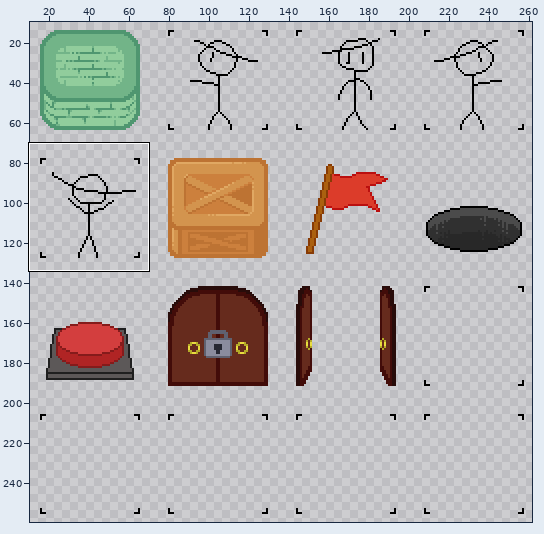
A sprite sheet gets an edit: Assets/Sprites/GameMiniAssets_1.png. The picture above shows the old version from afar; the outline marks the close-up.
Close-up. Before:
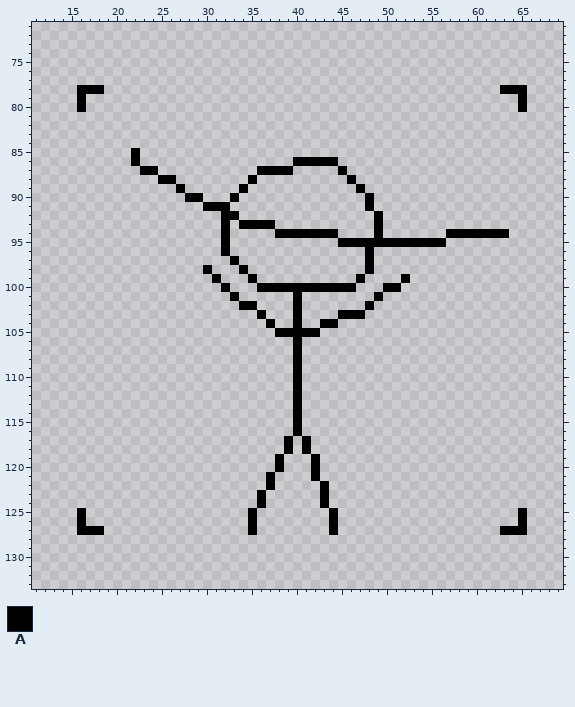
The file is 300x300 pixels. Colours within 5 levels of each other are drawn and written as one. Shown: x 11..69, y 71..133. The wide view leaves out empty margins. The commit also changed other parts of the picture, which this record leaves out.
Palette (. is transparent): A #000000
Pixels before (only the part around the change), first column x 11:
 74 ...........................................................
 75 ...........................................................
 76 ...........................................................
 77 ...........................................................
 78 .....AAA............................................AAA....
 79 .....A................................................A....
 80 .....A................................................A....
 81 ...........................................................
 82 ...........................................................
 83 ...........................................................
 84 ...........................................................
 85 ...........A...............................................
 86 ...........A.................AAAAA.........................
 87 ............AA...........AAAA.....A........................
 88 ..............AA........A..........A.......................
 89 ................A......A............A......................
 90 .................AA...A..............A.....................
 91 ...................AAA...............A.....................
 92 .....................AA...............A....................
 93 .....................A.AAAA...........A....................
 94 .....................A.....AAAAAAA....A.......AAAAAAA......
 95 .....................A............AAAAAAAAAAAA.............
 96 .....................A...............A.....................
 97 ......................A..............A.....................
 98 ...................A...A.............A.....................
 99 ....................A...A...........A....A.................
100 .....................A...AAAAAAAAAAA...AA..................
101 ......................A......A........A....................
102 .......................AA....A.......A.....................
103 .........................A...A....AAA......................
104 ..........................A..A..AA.........................
105 ...........................AAAAA...........................
106 .............................A.............................
107 .............................A.............................
108 .............................A.............................
109 .............................A.............................
110 .............................A.............................
111 .............................A.............................
112 .............................A.............................
113 .............................A.............................
114 .............................A.............................
115 .............................A.............................
116 .............................A.............................
117 ............................A.A............................
118 ............................A.A............................
119 ...........................A...A...........................
120 ...........................A...A...........................
121 ..........................A....A...........................
122 ..........................A.....A..........................
123 .........................A......A..........................
124 .........................A......A..........................
125 .....A..................A........A....................A....
126 .....A..................A........A....................A....
127 .....AAA................A........A..................AAA....
128 ...........................................................
129 ...........................................................
130 ...........................................................
131 ...........................................................
132 ...........................................................
133 ...........................................................
The same view after the edit:
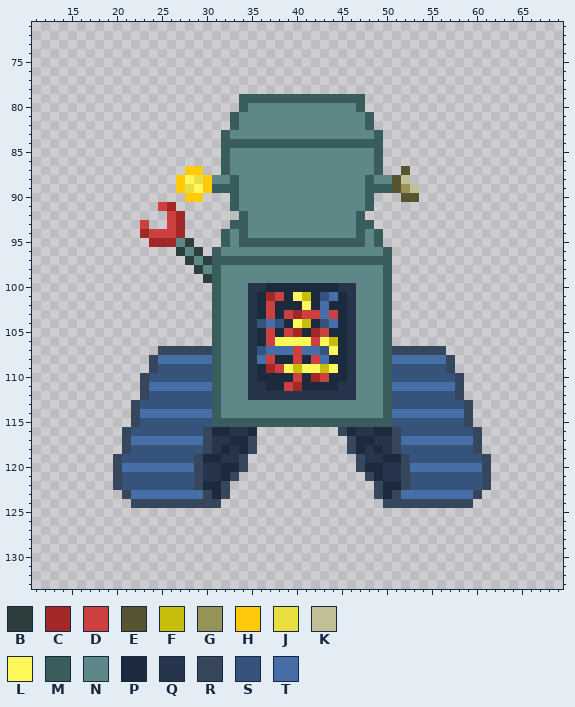
Colours new in this view: B #2d3e3e  C #a22727  D #cd4040  E #575531  F #c7be0c  G #959355  H #ffca0a  J #e9dd40  K #c1bf96  L #fff85b  M #395d5d  N #5e8787  P #1c2a3e  Q #26354b  R #35465d  S #36537c  T #466fa8
Changes in this commit:
Changed rows in their new state; - is an unchanged pixel.
first column x 16:
 78 ...--------------------------------------------...
 79 .-----------------MMMMMMMMMMMMMM-----------------.
 80 .-----------------MNNNNNNNNNNNNM-----------------.
 81 -----------------MNNNNNNNNNNNNNNM-----------------
 82 -----------------MNNNNNNNNNNNNNNM-----------------
 83 ----------------MNNNNNNNNNNNNNNNNM----------------
 84 ----------------MMMMMMMMMMMMMMMMMM----------------
 85 ------.---------MNNNNNNNNNNNNNNNNM----------------
 86 ------.---------MNNNNNNNNNNNNNNNNM----------------
 87 -------..---HH--MNNNNNNNNNNNNNNNNM--E-------------
 88 ---------..HLJHNNMNNNNNNNNNNNNNNMNNEK-------------
 89 -----------HJLHMMMNNNNNNNNNNNNNNMMMEGK------------
 90 ------------HH---MNNNNNNNNNNNNNNM---EE------------
 91 ---------DC---...MNNNNNNNNNNNNNNM-----------------
 92 ----------DC----..MNNNNNNNNNNNNM-.----------------
 93 -------D--DC----.MMNNNNNNNNNNNNMM.----------------
 94 -------CDDDC----MNMNNNNNNNNNNNNMNM-------.......--
 95 --------CCCNB---MNMMMMMMMMMMMMMMNM.......---------
 96 -----------BNB-MNNNNNNNNNNNNNNNNNNM---------------
 97 ------------BNBMMMMMMMMMMMMMMMMMMMM---------------
 98 -------------BNMNNNNNNNNNNNNNNNNNNM---------------
 99 --------------BMNNNNNNNNNNNNNNNNNNM-.-------------
100 ---------------MNNNQQPPPPPPPPQQNNNM.--------------
101 ---------------MNNNQPCDPLFPSTPQNNNM---------------
102 ---------------MNNNQPDPPPLPTPPQNNNM---------------
103 ---------------MNNNQPDPDCDDTDPQNNNM---------------
104 ---------------MNNNQSTSPLFPSTPQNNNM---------------
105 ---------------MNNNQPDPDCPCDPPQNNNM---------------
106 ---------------MNNNQPDLLLLDLFPQNNNM---------------
107 ---------RRRRRRMNNNQSTTTDTTSLPQNNNMRRRRRR---------
108 --------RTTTTTTMNNNQTDPPDPDTPPQNNNMTTTTTTR--------
109 --------RSSSSSSMNNNQPCDLFLLFLPQNNNMSSSSSSR--------
110 -------RSSSSSSSMNNNQPPPPDPCDPPQNNNMSSSSSSSR-------
111 -------RTTTTTTTMNNNQQPPDCPPPPQQNNNMTTTTTTTR-------
112 -------RSSSSSSSMNNNQQQQQQQQQQQQNNNMSSSSSSSR-------
113 ------RSSSSSSSSMNNNNNNNNNNNNNNNNNNMSSSSSSSSR------
114 ------RTTTTTTTTMNNNNNNNNNNNNNNNNNNMTTTTTTTTR------
115 ------RSSSSSSSSMMMMMMMMMMMMMMMMMMMMSSSSSSSSR------
116 -----RSSSSSSSSRPPQQP----.----RPQQPPRSSSSSSSSR-----
117 -----RTTTTTTTTRQQPPR---.-.----RPPQQRTTTTTTTTR-----
118 -----RSSSSSSSSRQPQPR---.-.----RPQPQRSSSSSSSSR-----
119 ----RSSSSSSSSRPPQQR---.---.----RQQPPRSSSSSSSSR----
120 ----RTTTTTTTTRQQPPR---.---.----RPPQQRTTTTTTTTR----
121 ----RSSSSSSSSRQQPR---.----.-----RPQQRSSSSSSSSR----
122 ----RSSSSSSSSRPPR----.-----.-----RPPRSSSSSSSSR----
123 -----RTTTTTTTTRPR---.------.-----RPRTTTTTTTTR-----
124 ------RRRRRRRRRR----.------.------RRRRRRRRRR------
125 .------------------.--------.--------------------.
126 .------------------.--------.--------------------.
127 ...----------------.--------.------------------...
Boxes around the changes in both close-ups, in picture pixels (x1, y1, x2, y2):
changed: (77, 85, 527, 535)
